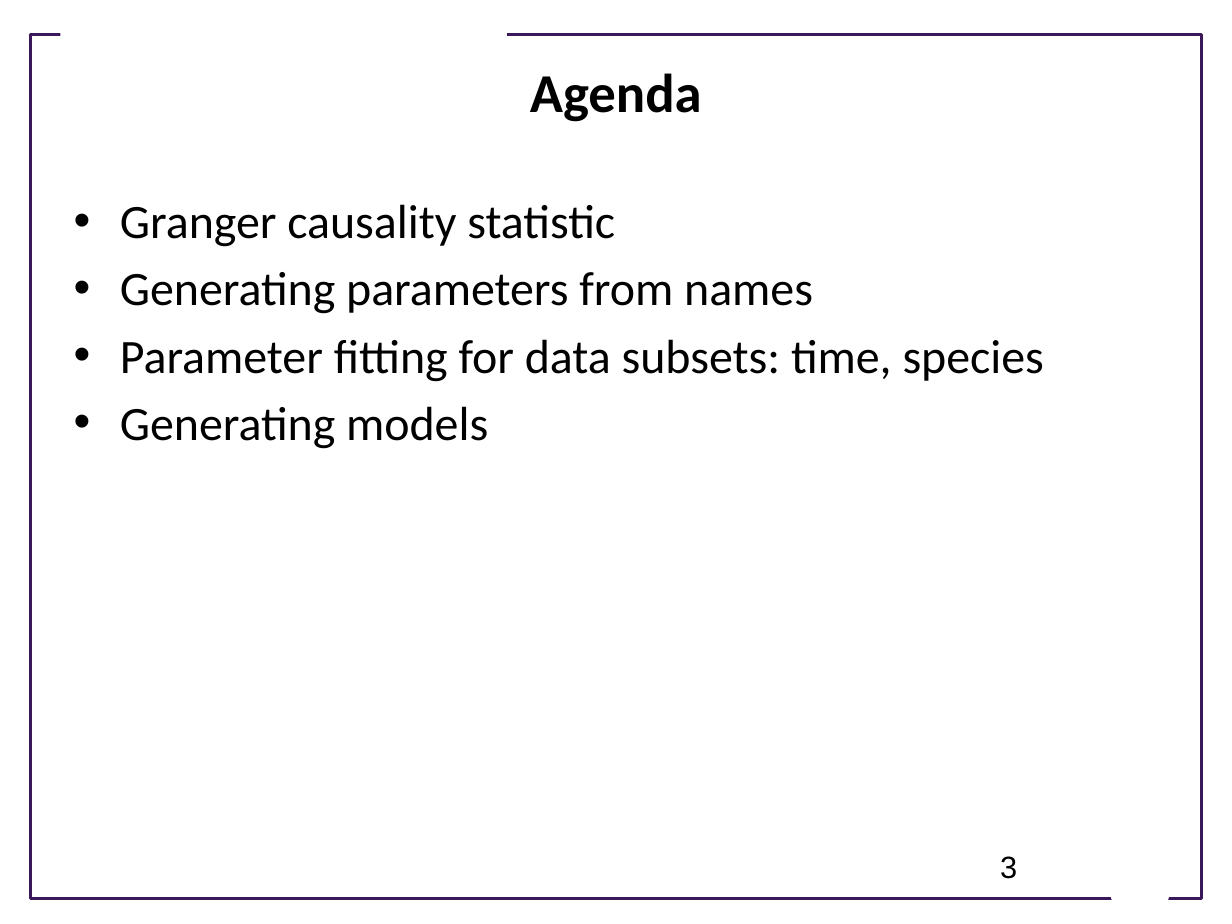
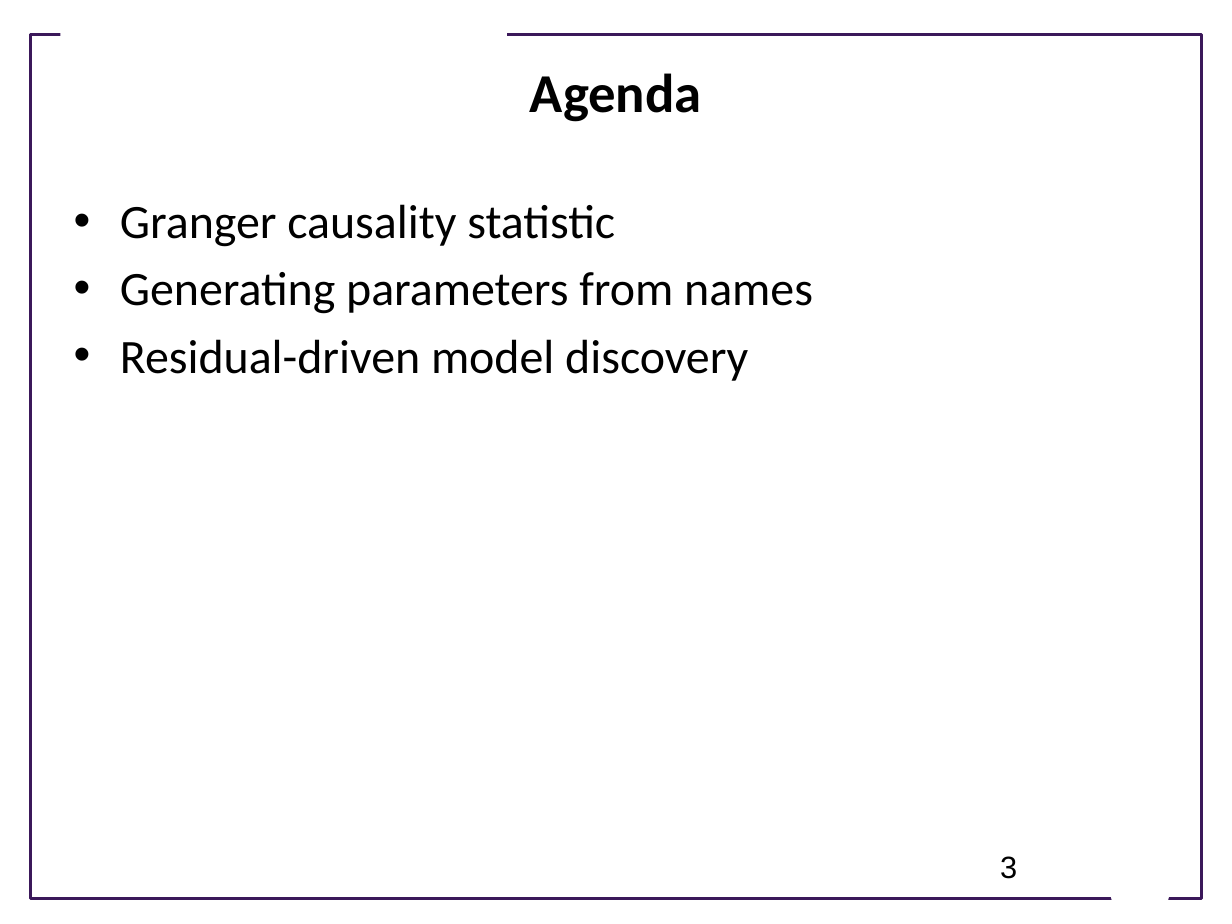
Before and after one commit to ModelEngineering/advancing-biomedical-models, a slide deck: slide 3 of lectures/lecture_16/Lecture_16_Practical_Techniques_for_Discovering_Biomedical_Models.pptx. Drawn at 1232x924 pixels with LibreOffice and Linux fonts; fonts in the diff are those of the drawing; background and template pictures are left out. Boxes give left, top, right and bottom in pixels: in the first picture for what was removed or moved away, otherwise in the second. Text is boxed around its words. In the diff, an @@ line names an element or a change of style, - is before the commit and + after.

Commit message:
Slides for lecture 17

```diff
--- a/lectures/lecture_16/Lecture_16_Practical_Techniques_for_Discovering_Biomedical_Models.pptx
+++ b/lectures/lecture_16/Lecture_16_Practical_Techniques_for_Discovering_Biomedical_Models.pptx
@@ text at bbox=[120, 339, 748, 381]: text changed @@
-• Parameter fitting for data subsets: time, species
-• Generating models
+• Residual-driven model discovery
```
Also in this commit, not shown: 2 slides added, 1 other file.
